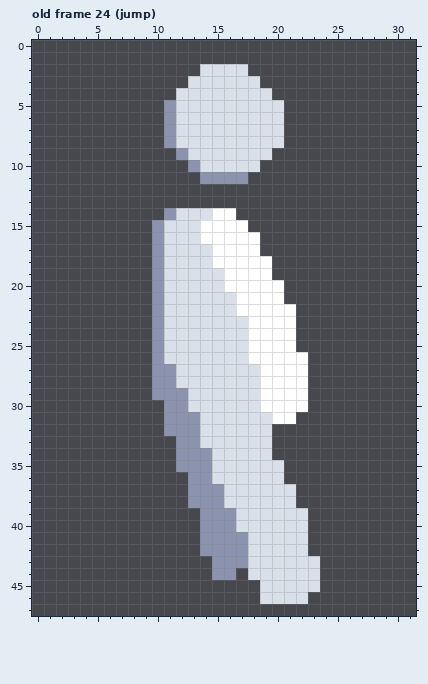
Pixel-art file -- art/characters/player.ase. Above: the version before the commit.
32x48 pixels, 33 frames. Shown: old frame 24 (jump). The commit also changed other frames, which this record leaves out.
The result:
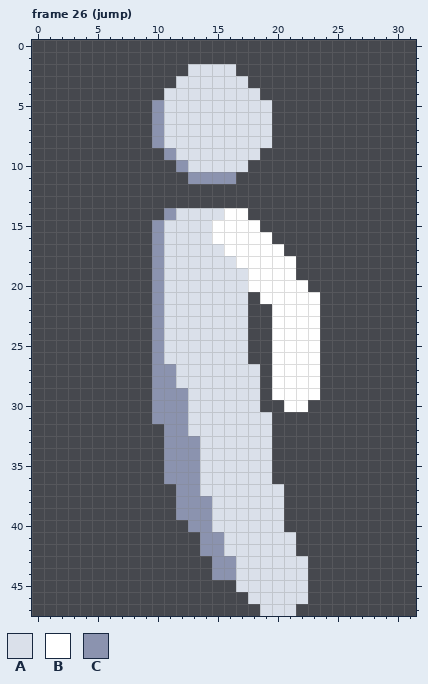
Palette (. is transparent): A #dae0ea  B #ffffff  C #8b93af
A new or re-ordered frame is compared with the old frame closest to it.
The edit:
frames re-ordered
Changed rows in their new state; - is an unchanged pixel.
Frame 26 (jump) against old frame 24 (jump), layers "Layer 3", "Layer 1", "Layer 2":
first column x 10:
 2 ---A---.------
 3 --A-----.-----
 4 -A-------.----
 5 CA--------.---
 6 CA--------.---
 7 CA--------.---
 8 CA--------.---
 9 -CA------.----
10 --CA----.-----
11 ---C---.------
14 -----A-B------
15 ----A---B-----
16 ----A----B----
17 -----A---BB---
18 -----AA---BB--
19 ------AA--BB--
20 ------AA---BB-
21 -------A.--BBB
22 -------A..--BB
23 --------..--BB
24 --------..--BB
25 --------..--BB
26 --------..---B
27 ---------.---B
28 ---------.---B
29 ---------.---B
30 C--------..---
31 C--A------..--
32 ---A----------
33 -C------------
34 -C--A---------
35 -C--A-----.---
36 -CC-A-----.---
37 --C-AA-----.--
38 --C--A-----.--
39 --CC-AA----..-
40 ---C-AA----..-
41 ------AA----.-
42 ------AA----.-
43 -------A-----.
44 -------A-----.
45 -------AA----.
46 --------A-----
47 ---------AAA--
Where, in picture pixels (left, top, right, bottom), the same in both pictures:
changed: (152, 64, 320, 616)
